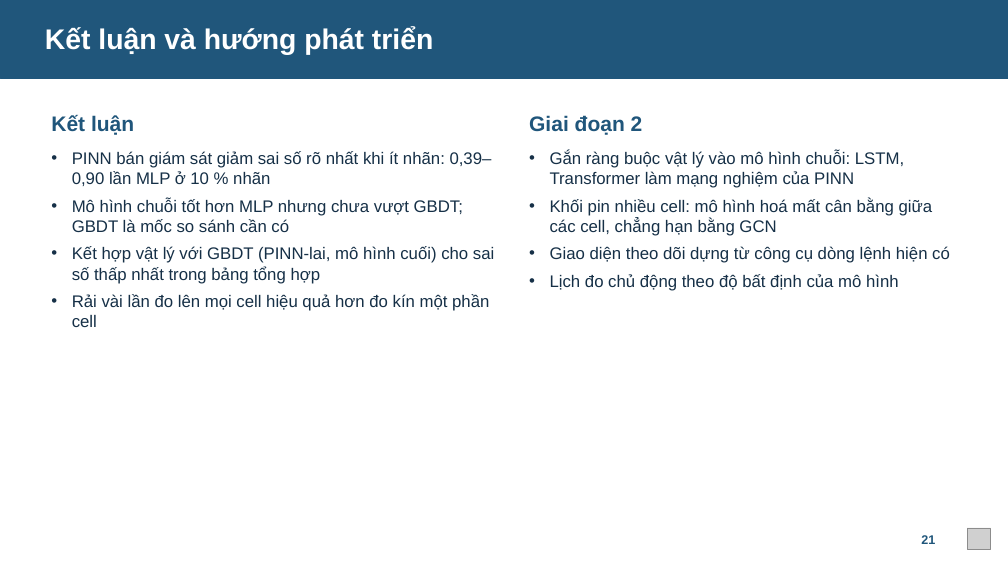
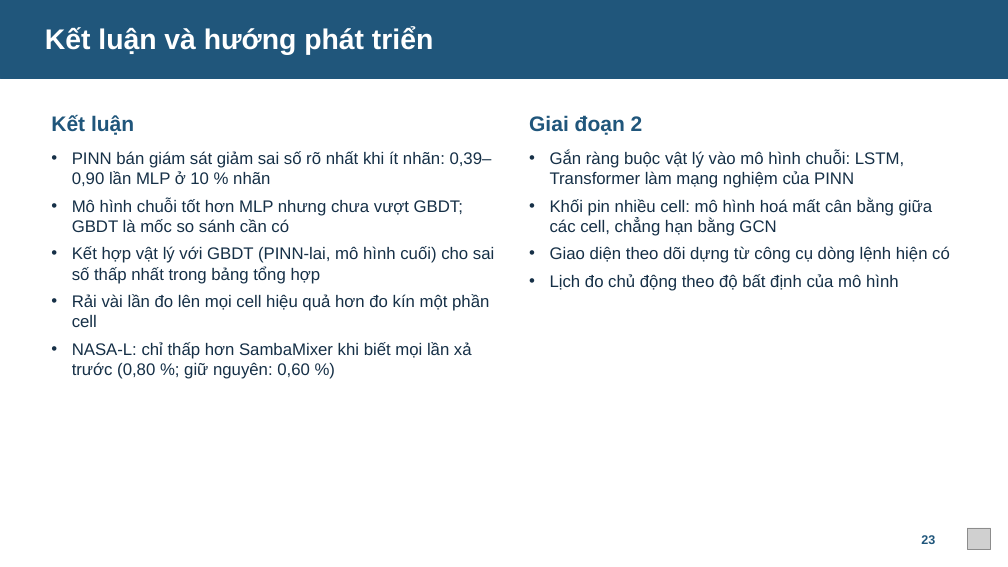
Before and after one commit to huynhquocthang1805/-n-cn, a slide deck: slide 23 of pinn-soh/slide/Thuyet_trinh_DACN_Nhom15.pptx (slide 21 before the commit). Drawn at 1008x567 pixels with LibreOffice and Linux fonts; fonts in the diff are those of the drawing; grey boxes stand for pictures. Boxes give left, top, right and bottom in pixels: in the first picture for what was removed or moved away, otherwise in the second. Text is boxed around its words. In the diff, an @@ line names an element or a change of style, - is before the commit and + after.

```diff
--- a/pinn-soh/slide/Thuyet_trinh_DACN_Nhom15.pptx
+++ b/pinn-soh/slide/Thuyet_trinh_DACN_Nhom15.pptx
@@ text at box(72, 342, 472, 379): paragraph added @@
+• NASA-L: chỉ thấp hơn SambaMixer khi biết mọi lần xả trước (0,80 %; giữ nguyên: 0,60 %)
@@ text at box(921, 535, 935, 544): text changed @@
-21
+23
```
Also in this commit, not shown: 4 other slides changed, 2 slides added, 2 other files.
